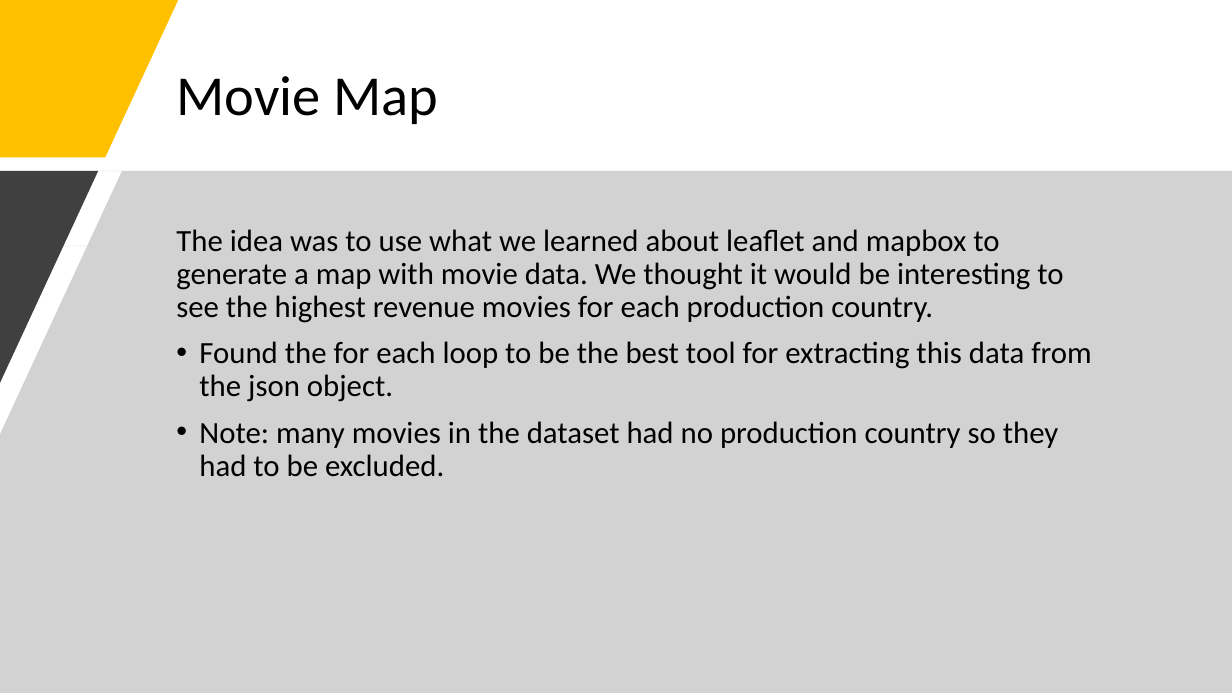
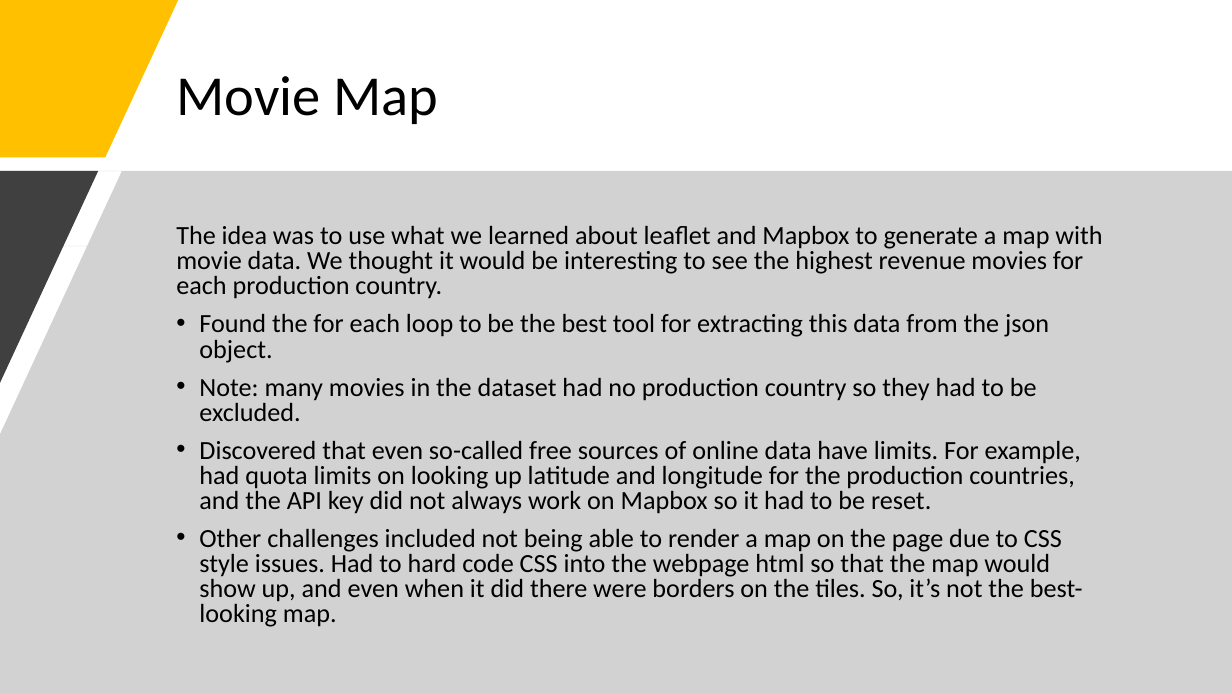
Before and after one commit to eliot1335/Interactive-Movie-Maps, a slide deck: slide 7 of Project_2_Presentation.pptx. Drawn at 1232x693 pixels with LibreOffice and Linux fonts; fonts in the diff are those of the drawing. Boxes give left, top, right and bottom in pixels: in the first picture for what was removed or moved away, otherwise in the second. Text is boxed around its words. In the diff, an @@ line names an element or a change of style, - is before the commit and + after.

Commit message:
add movie map slide to powerpoint

```diff
--- a/Project_2_Presentation.pptx
+++ b/Project_2_Presentation.pptx
@@ text at [176,226,1102,299]: text changed; size 24 to 20.4 pt @@
-The idea was to use what we learned about leaflet and mapbox to generate a map with movie data. We thought it would be interesting to see the highest revenue movies for each production country.
+The idea was to use what we learned about leaflet and Mapbox to generate a map with movie data. We thought it would be interesting to see the highest revenue movies for each production country.
@@ text at [199,314,1049,421]: size 24 to 20.4 pt in "Found the for each loop to be ...", "Note: many movies in the dataset had ..."; line spacing 0.9 to 0.8 @@
@@ text at [199,441,1083,627]: paragraphs added @@
+• Discovered that even so-called free sources of online data have limits. For example, had quota limits on looking up latitude and longitude for the production countries, and the API key did not always work on Mapbox so it had to be reset.
+• Other challenges included not being able to render a map on the page due to CSS style issues. Had to hard code CSS into the webpage html so that the map would show up, and even when it did there were borders on the tiles. So, it’s not the best-looking map.
```
Also in this commit, not shown: 1 other slide changed.
